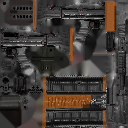
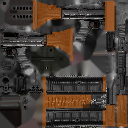
Before/after of a (128, 128) layered artwork. What changed in the layer stack:
painted on "Layer" over [36, 1, 127, 127]
